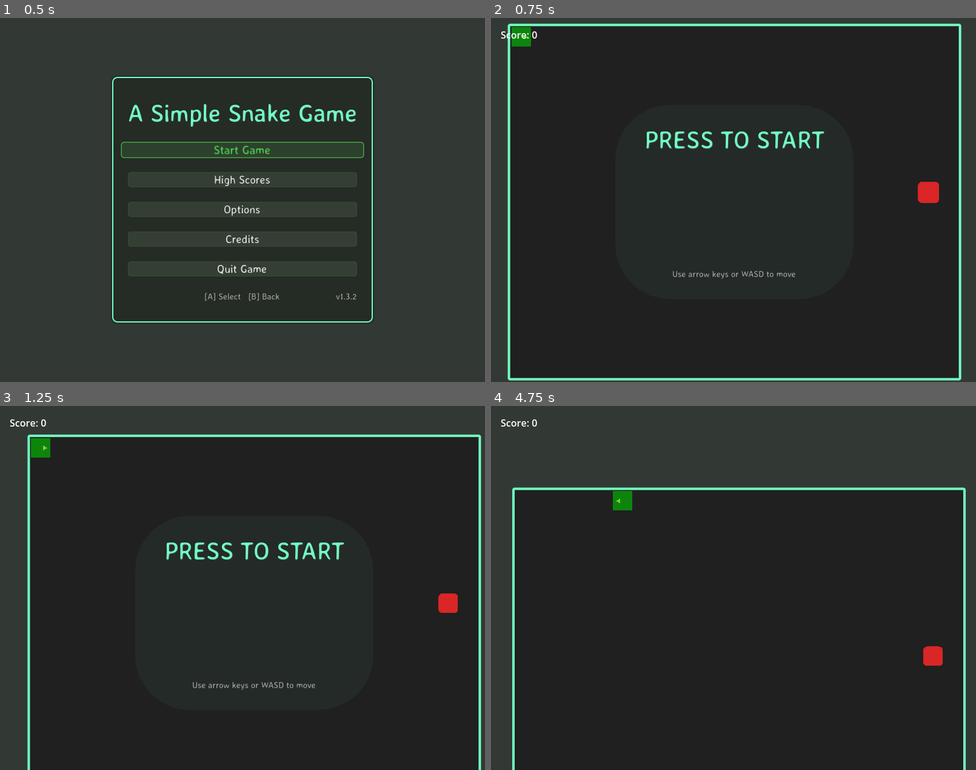
Above: before the commit, frames 1-4 (two rows, left to right).
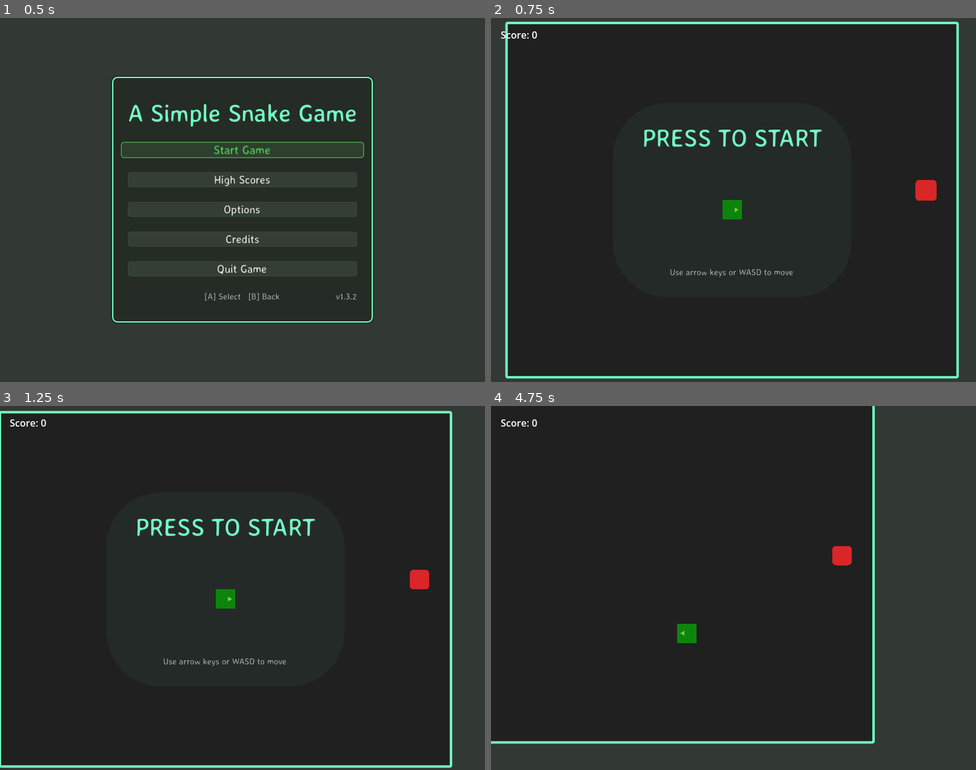
Above: after the commit, the same moments.

Repository: bluehexagons/snake2d
Game: Godot game, scene res://scenes/main/main.tscn
Two runs of this game, one before a commit and one after it. Both use one fixed random seed, a clock stepped at 60 frames per second and the inputs below.
Inputs (mouse positions are in pixels of both pictures, inside the frame that each line leads up to):
- Up to frame 1 (0.5 s): no input
- Up to frame 2 (0.75 s): click "Start Game" at 0.5 s
- Up to frame 3 (1.25 s): no input
- Up to frame 4 (4.75 s): tap Enter at 1.25 s; move the mouse to (840, 569) at 1.27 s; hold Right (right) 1.28-2.03 s; click (840, 569) at 1.42 s; move the mouse to (636, 606) at 2.02 s; hold Down (down) 2.03-2.78 s; move the mouse to (782, 507) at 2.77 s; hold Right (right) 2.78-3.53 s; move the mouse to (709, 660) at 3.52 s; hold Up (ui_up) 3.53-4.28 s; click (709, 660) at 3.67 s; move the mouse to (879, 642) at 4.27 s; hold Left (left) from 4.28 s (still down)

Frame 1 is identical in both runs. In frame 2, 6.4% of the frame differs, in the area x 2-97%, y 1-100%; in frame 3, 22%; in frame 4, 43%, in the area x 0-98%, y 0-100%.

Commit message:
Fix snake spawn regression and bump patch version (w/llm)

Diff:
--- a/project.godot
+++ b/project.godot
@@ -15,7 +15,7 @@
 [application]
 
 config/name="snake"
-config/version="1.3.5"
+config/version="1.3.6"
 run/main_scene="res://scenes/main/main.tscn"
 config/features=PackedStringArray("4.6", "Mobile")
 config/icon="res://icon.svg"
--- a/scenes/main/gameplay.gd
+++ b/scenes/main/gameplay.gd
@@ -54,8 +54,13 @@
 	if snake:
 		snake.queue_free()
 	snake = Snake.instantiate()
+	var spawn_position := Vector2(ConfigData.GRID_WIDTH / 2, ConfigData.GRID_HEIGHT / 2) * ConfigData.GRID_SIZE
+	snake.position = spawn_position
+	if "logical_position" in snake:
+		snake.logical_position = spawn_position
+	if "visual_prev_position" in snake:
+		snake.visual_prev_position = spawn_position
 	game_world.add_child(snake)
-	snake.position = Vector2(ConfigData.GRID_WIDTH / 2, ConfigData.GRID_HEIGHT / 2) * ConfigData.GRID_SIZE
 	snake.moved.connect(_on_snake_moved)
 	snake.grew.connect(_on_snake_grew)
 	snake.died.connect(_on_snake_died)
